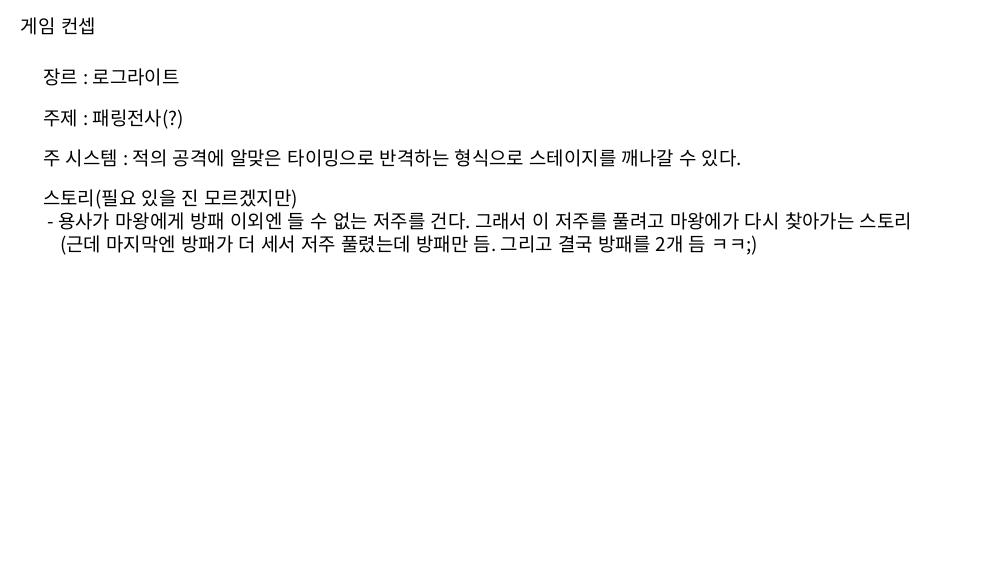
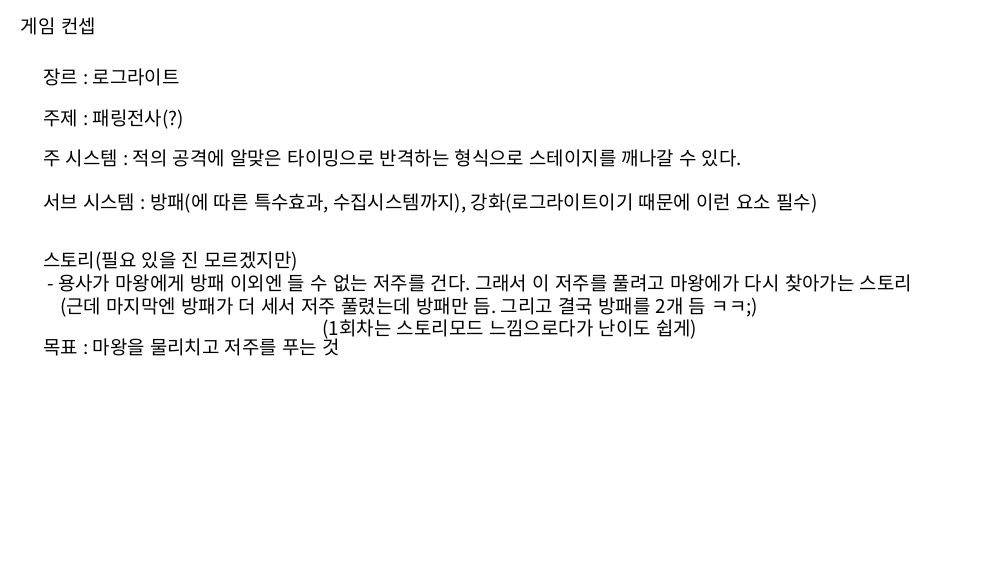
Before and after one commit to Ch0iHanSam/2D_Game_Programing_Project, a slide deck: slide 1 of 프로젝트 1차 발표/발표ppt러프하게.pptx. Drawn at 1008x567 pixels with LibreOffice and Linux fonts; fonts in the diff are those of the drawing. Boxes give left, top, right and bottom in pixels: in the first picture for what was removed or moved away, otherwise in the second. Text is boxed around its words. In the diff, an @@ line names an element or a change of style, - is before the commit and + after.

```diff
--- a/프로젝트 1차 발표/발표ppt러프하게.pptx
+++ b/프로젝트 1차 발표/발표ppt러프하게.pptx
@@ text added at [43, 193, 817, 213], 18 pt, text #000000 @@
+서브 시스템 : 방패(에 따른 특수효과, 수집시스템까지), 강화(로그라이트이기 때문에 이런 요소 필수)
@@ text "스토리(필요 있을 진 모르겠지만)": place and size @@
-text "스토리(필요 있을 진 모르겠지만)" at [43, 189, 912, 255]
+text "스토리(필요 있을 진 모르겠지만)" at [43, 251, 912, 341]
@@ text at [323, 319, 697, 341]: paragraph added @@
+(1회차는 스토리모드 느낌으로다가 난이도 쉽게)
@@ text added at [43, 334, 339, 356], 18 pt, text #000000 @@
+목표 : 마왕을 물리치고 저주를 푸는 것
```
Also in this commit, not shown: 1 other slide changed.
